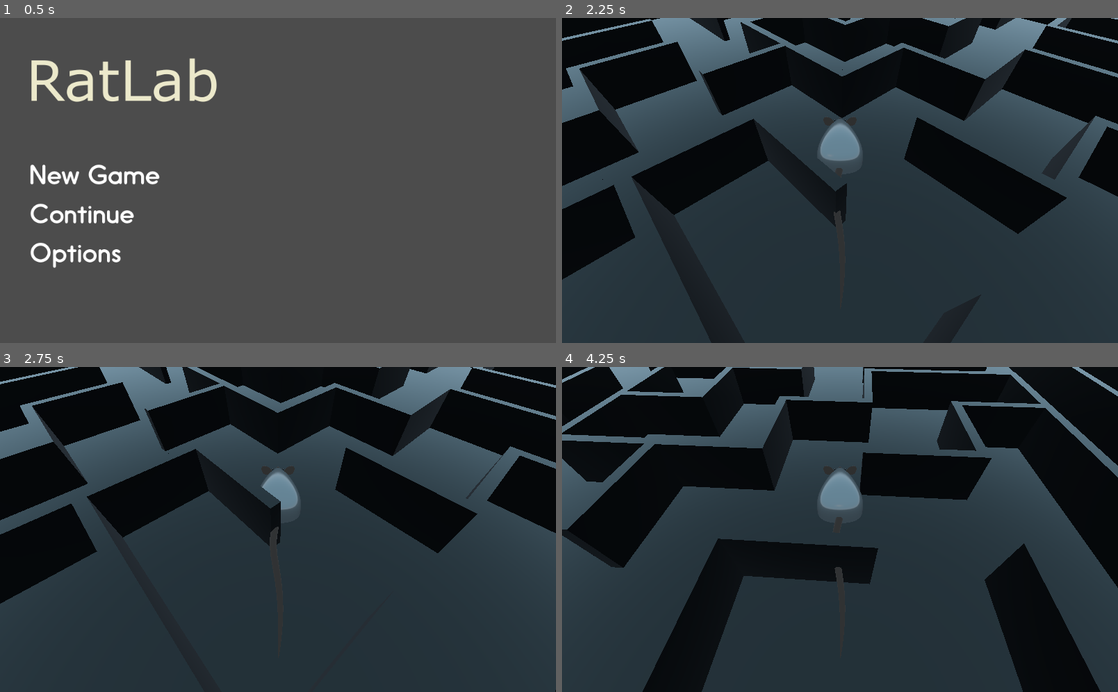
Above: before the commit, frames 1-4 (two rows, left to right).
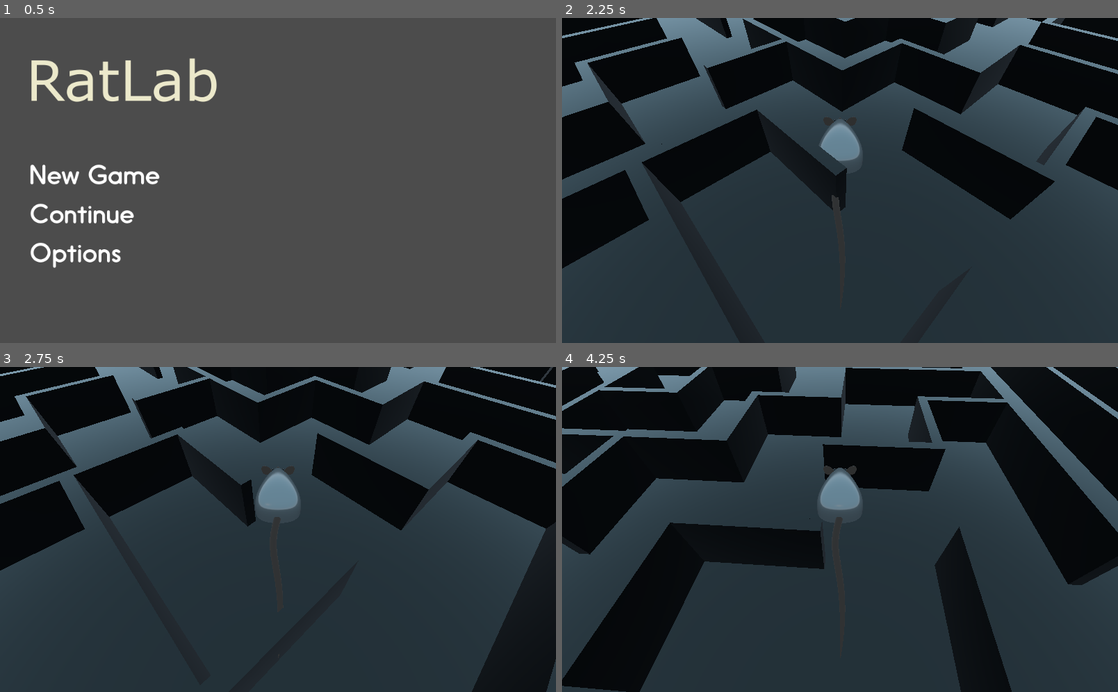
Above: after the commit, the same moments.

Repository: TheNeoGameFactory/GWJ20-GodotCommunityDE
Game: Godot game, scene res://Scenes/Menus/HauptMenu/HauptMenu.tscn
Same seed, same stepped clock (60 frames per second), same inputs: the game is played once before the commit and once after it.
Inputs (mouse positions are in pixels of both pictures, inside the frame that each line leads up to):
- Up to frame 1 (0.5 s): no input
- Up to frame 2 (2.25 s): click (656, 174) at 0.5 s; tap Enter at 1.25 s; hold Right (ui_right) 1.28-2.03 s; tap B at 1.35, 2.1 s; hold Down (ui_down) from 2.03 s (still down)
- Up to frame 3 (2.75 s): keep holding Down (ui_down)
- Up to frame 4 (4.25 s): release Down (ui_down) at 2.78 s; hold Right (ui_right) 2.78-3.53 s; tap B at 2.85, 3.6 s; hold Up (ui_up) from 3.53 s (still down)

Frame 1 is identical in both runs. In frame 2, 14% of the frame differs, in the area x 0-100%, y 0-100%; in frame 3, 20%; in frame 4, 40%.

Commit message:
move_and_slide im player-skript verändert/verbessert

Diff:
--- a/Lab Rat - GWJ 2020/Scenes/rat.gd
+++ b/Lab Rat - GWJ 2020/Scenes/rat.gd
@@ -1,6 +1,6 @@
 extends KinematicBody
 
-var speed = 0.1
+var speed = 5
 
 func _physics_process(delta):
 	var move = Vector3(0,-1,0)
@@ -14,7 +14,7 @@
 		self.rotation.y += 1 * delta
 
 	move = move.rotated(Vector3(0,1,0).normalized(),rotation.y)
-	move = move_and_collide(move*speed)
+	move = move_and_slide(move*speed, Vector3(0,1,0))
 
 
 func _ready():
